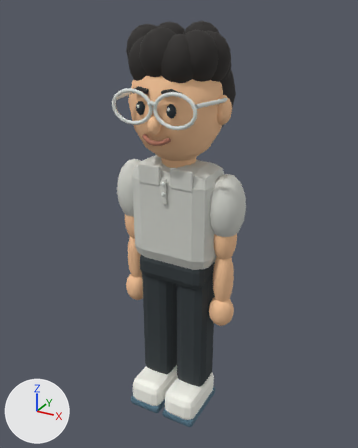
A saved change to the glTF model models/dad.glb.
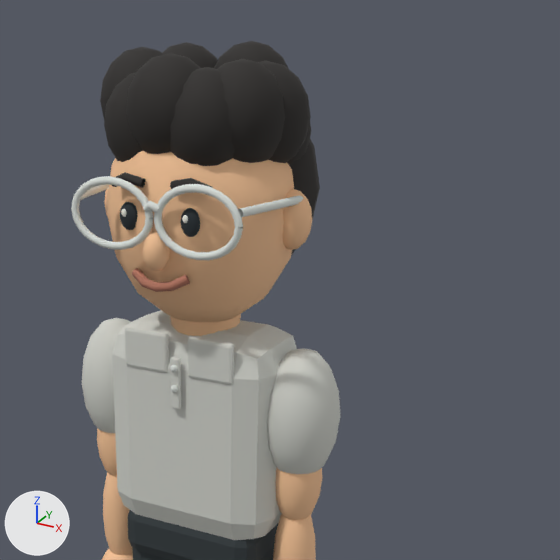
Each version is shown whole from a 50 mm camera at (1.69, -3.06, 3.2) aimed at (-0.02, 0.04, 1.65), then close up on the part from 21% to 99% of the width and 0% to 62% of the height. Lighting does not change. The marker at lower left points along +X, +Y and +Z. The last two pictures show the newer version. Where no turn or scale is listed for an object, it has been applied to the vertices. Vertices at exactly the same position are counted once.

The scene before the commit, as lines of its bpy script (objects in view):
```python
me_sphere_005 = bpy.data.meshes.new('Sphere.005')
me_sphere_005.from_pydata(...)  # 228 vertices, 448 faces; spans x -0.1..0.1, y -0.108..0.085, z -0.41..0.25
me_sphere_005.materials.append(mat_skin_001)  # beige #f9c799
me_sphere_008 = bpy.data.meshes.new('Sphere.008')
me_sphere_008.from_pydata(...)  # 228 vertices, 448 faces; spans x -0.14..0.14, y -0.15..0.15, z -0.43..0.25
# faces by material slot: [224, 224]
me_sphere_008.materials.append(mat_top_001)  # light grey #d3d4cd
me_sphere_008.materials.append(mat_skin_001)  # beige #f9c799
me_sphere_015 = bpy.data.meshes.new('Sphere.015')
me_sphere_015.from_pydata(...)  # 3418 vertices, 6604 faces; spans x -0.07..0.74, y -0.36..0.4, z -1.35..0.54
# faces by material slot: [1120, 384, 108, 2752, 448, 448, 64, 1280]
me_sphere_015.materials.append(mat_skin_001)  # beige #f9c799
me_sphere_015.materials.append(mat_top_001)  # light grey #d3d4cd
me_sphere_015.materials.append(mat_pants_001)  # dark grey #30383c
me_sphere_015.materials.append(mat_hair2_001)  # black #2c2927
me_sphere_015.materials.append(mat_eye_001)  # dark blue #212b30
me_sphere_015.materials.append(mat_shoe_001)  # white #fafaf1
me_sphere_015.materials.append(mat_lip_001)  # orange #b57661
me_sphere_015.materials.append(mat_frame_001)  # white #e1e6e1
ob_arm_r_geometry = bpy.data.objects.new('Arm_R_Geometry', me_sphere_008)
ob_arm_r_geometry.location = (0.39, 0.0, 1.88)
ob_elbow_l_geometry = bpy.data.objects.new('Elbow_L_Geometry', me_sphere_005)
ob_elbow_l_geometry.location = (-0.39, -0.005, 1.3)
ob_familyroot_geometry = bpy.data.objects.new('FamilyRoot_Geometry', me_sphere_015)
ob_familyroot_geometry.location = (-0.335, -0.01, 2.57)
# also in view: 'Elbow_R_Geometry' at (0.39, -0.02, 1.22); 'Arm_L_Geometry' at (-0.39, 0.0, 1.79)
```
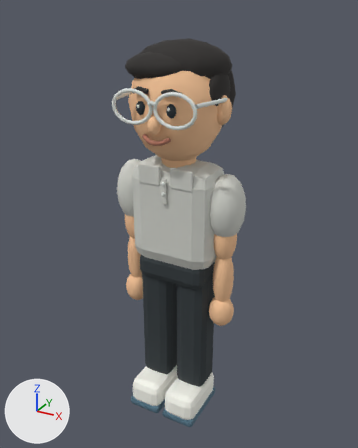
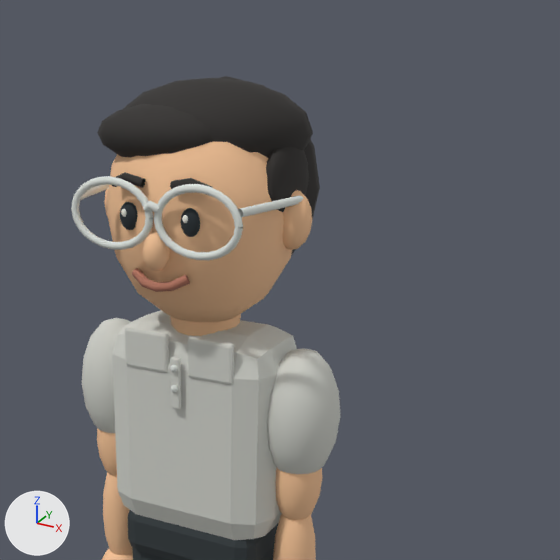
Where the change shows, as pixel boxes [x1, y1, x2, y2] in the close-ups (560 x 560 px):
'FamilyRoot_Geometry', reshaped
    before: [71, 41, 320, 560]
    after: [71, 76, 320, 560]
part 1 of me_sphere_015, added (black)
    after: [123, 78, 313, 158]
part 2 of me_sphere_015, added (black)
    after: [266, 146, 309, 212]
part 3 of me_sphere_015, deleted (black)
    before: [162, 41, 311, 166]
part 4 of me_sphere_015, cut back
    before: [100, 47, 235, 166]
    after: [97, 104, 213, 157]

The change, as a diff of the scene's bpy script:
```diff
--- a/models/dad.glb.py
+++ b/models/dad.glb.py
@@ me_sphere_015 @@
 # used by ob_familyroot_geometry; location = (-0.335, -0.01, 2.57)
-me_sphere_015.from_pydata(...)  # 3418 vertices, 6604 faces; spans x -0.07..0.74, y -0.36..0.4, z -1.35..0.54
+me_sphere_015.from_pydata(...)  # 2506 vertices, 4812 faces; spans x -0.07..0.74, y -0.36..0.4, z -1.35..0.43
+# me_sphere_015 part 1: a new loose piece, a UV sphere (16 segments, 8 rings, poles along z) spanning x -0.01..0.68, y -0.22..0.35, z 0.09..0.43, in mat_hair2_001 (black #2c2927)
+# me_sphere_015 part 2: a new loose piece, a UV sphere (16 segments, 8 rings, poles along z) spanning x 0.58..0.68, y -0.12..0.18, z -0.04..0.26, in mat_hair2_001 (black #2c2927)
+# me_sphere_015 part 3: 7 loose pieces with 798 vertices, spanning x -0.03..0.7, y -0.23..0.32, z 0.1..0.54, are deleted
+# me_sphere_015 part 4: 1 vertex moved within x 0.43, y 0.0, z 0.3; 455 vertices removed from x -0.03..0.58, y -0.3..0.11, z 0.12..0.53; 113 vertices added at x 0.01..0.51, y -0.28..0.06, z 0.16..0.36
 me_sphere_015.materials.append(mat_skin_001)
```
